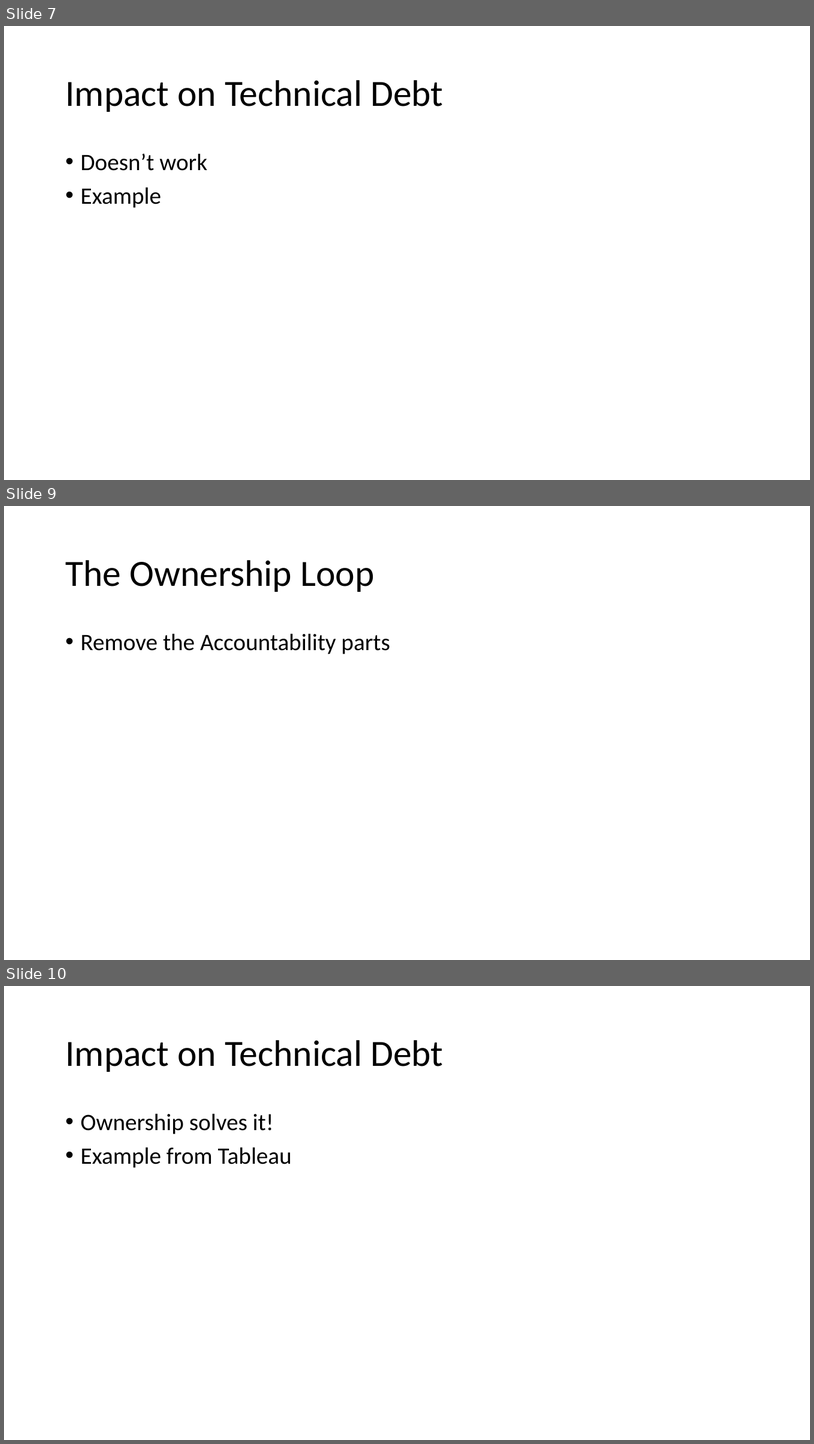
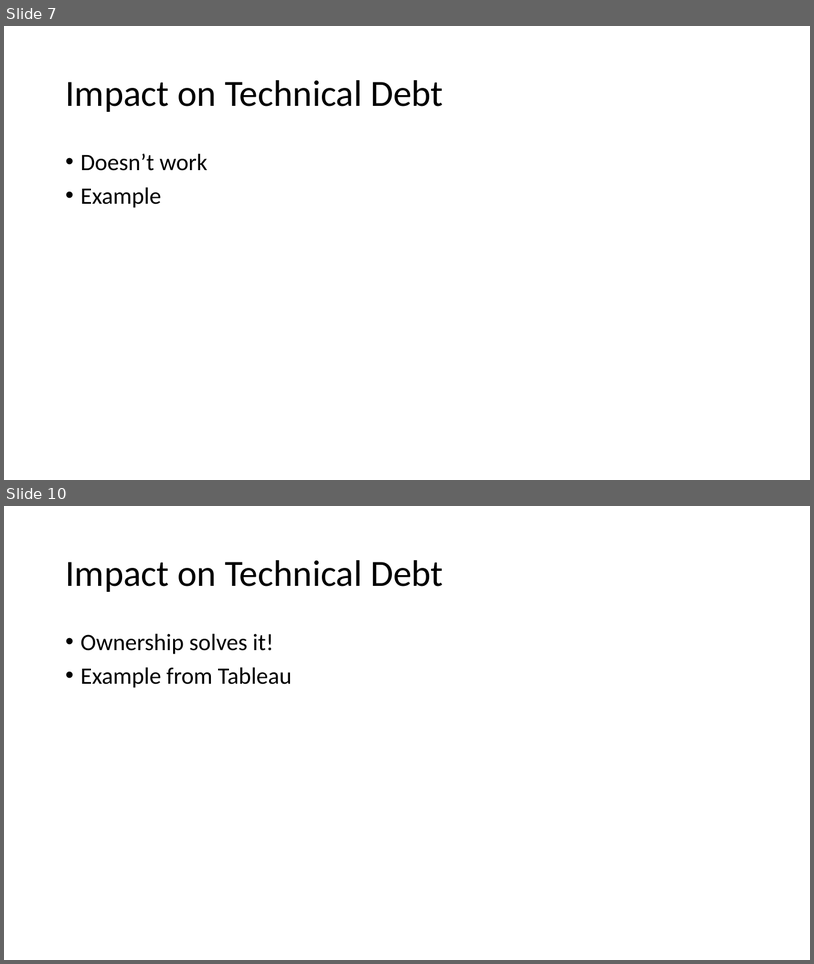
Before and after one commit to arlobelshee/Presentations, a slide deck: leading technical debt/gogo keynote - data-driven leadership to solve technical debt.pptx. Shown one above the other, each under a label of ours: slides 7, 9 and 10 before the commit, slides 7 and 10 after it; the slides between them are not shown. The pictures are 814x1444 and 814x964 pixels, drawn with LibreOffice and Linux fonts; fonts in the diff are those of the drawing. Boxes give left, top, right and bottom in pixels: in the first picture for what was removed or moved away, otherwise in the second. Text is boxed around its words. In the diff, an @@ line names an element or a change of style, - is before the commit and + after.

Commit message:
Integrated ownership & accountability loops into the keynote.

```diff
--- a/leading technical debt/gogo keynote - data-driven leadership to solve technical debt.pptx
+++ b/leading technical debt/gogo keynote - data-driven leadership to solve technical debt.pptx
@@ slide 9 removed at bbox=[4, 506, 810, 960], background #FFFFFF @@
@@ title removed at bbox=[65, 560, 374, 592] @@
-The Ownership Loop
@@ text removed at bbox=[81, 633, 390, 654] @@
-• Remove the Accountability parts
```
Also in this commit, not shown: 3 slides added, 2 other slides removed.
